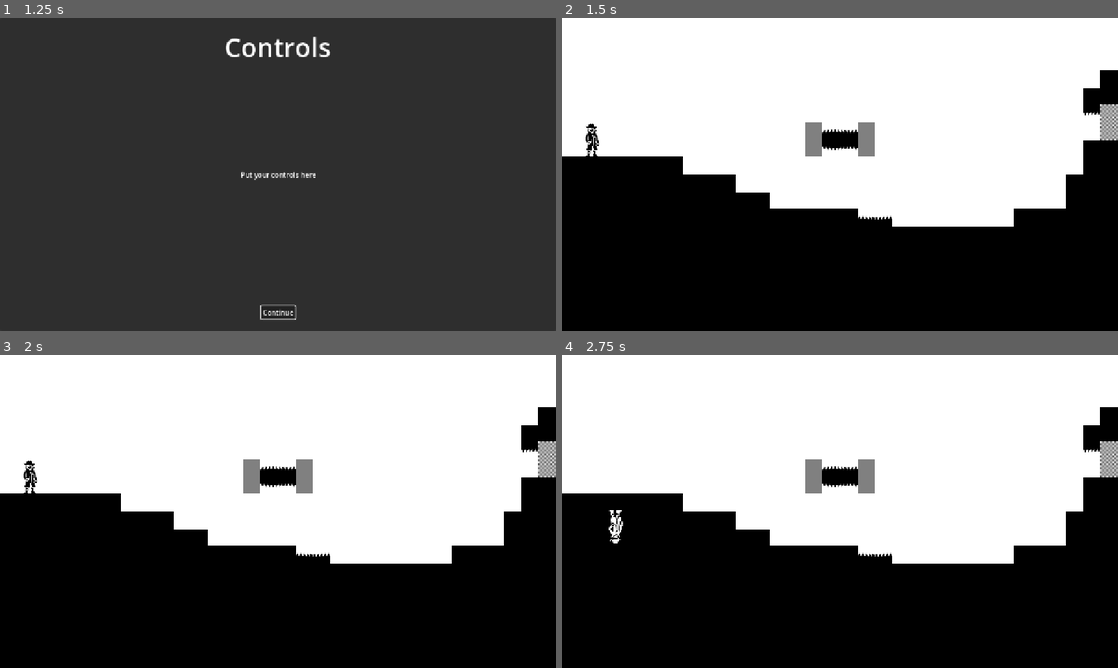
Above: before the commit, frames 1-4 (two rows, left to right).
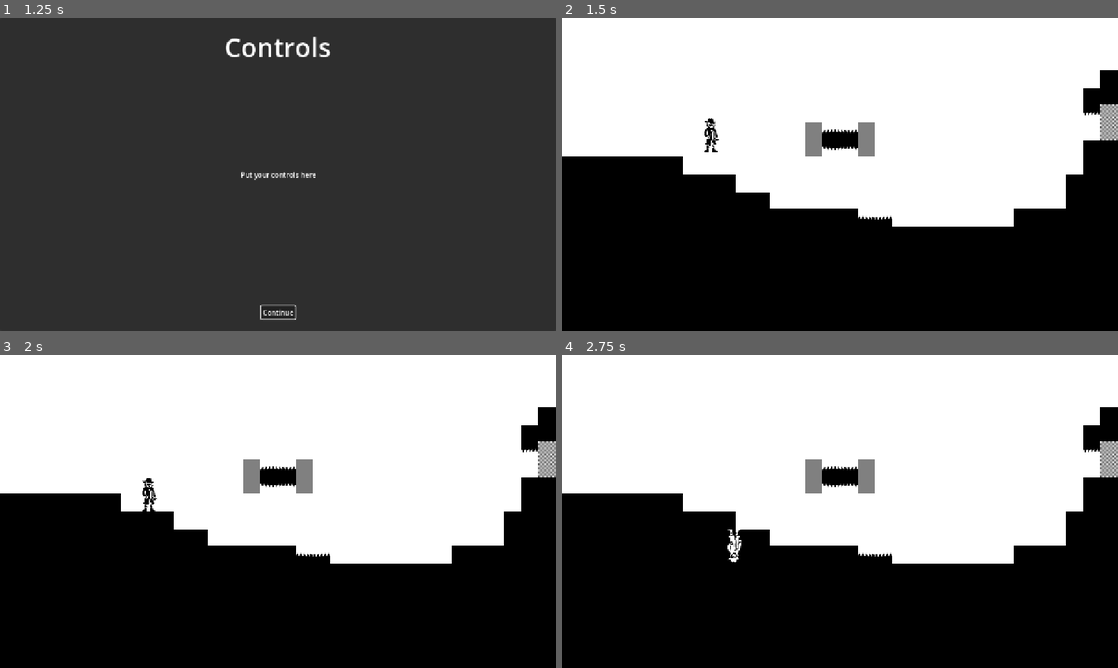
Above: after the commit, the same moments.

Repository: KIT-GameJam/FlipFlop
Game: Godot game, scene res://core/gamemanager.tscn
Same seed, same stepped clock (60 frames per second), same inputs: the game is played once before the commit and once after it.
Inputs (mouse positions are in pixels of both pictures, inside the frame that each line leads up to):
- Up to frame 1 (1.25 s): click "Start" at 0.5 s
- Up to frame 2 (1.5 s): click "Continue" at 1.25 s
- Up to frame 3 (2 s): no input
- Up to frame 4 (2.75 s): tap Enter at 2 s; move the mouse to (867, 511) at 2.02 s; hold D (move_right) from 2.03 s (still down); tap E (flip) at 2.1 s; tap W (jump) at 2.27 s

Frame 1 is identical in both runs. In frame 2, 0.3% of the frame differs, in the area x 4-29%, y 32-45%; in frame 3, 0.3%; in frame 4, 0.3%.

Commit message:
This was a triumph
Implement portals

Diff:
--- a/core/gamemanager.gd
+++ b/core/gamemanager.gd
@@ -2,15 +2,24 @@
 class_name GameManager
 
 ## Use this when you have only one level
-@export var main_level: PackedScene
+@export var main_level := AbstractLevel.Level.Level1
 ## Whether the mouse should be captured while in a level
 @export var is_mouse_captured_in_level: bool = true
 
 @onready var pause_menu: Control = %PauseMenu
 @onready var menu_layer: CanvasLayer = %MenuLayer
 
-var level = 0
-var current_level_node: Node
+const LEVELS: Dictionary[AbstractLevel.Level, PackedScene] = {
+	AbstractLevel.Level.Level1: preload("res://levels/level1.tscn"),
+	AbstractLevel.Level.Level2: preload("res://levels/level2.tscn"),
+}
+var loaded_levels: Dictionary[AbstractLevel.Level, AbstractLevel] = {}
+
+var current_level: AbstractLevel.Level
+var current_level_node: AbstractLevel
+
+const PlayerScene = preload("res://entities/Player.tscn")
+var player: Player
 
 func _ready() -> void:
 	Global.set_game_manager(self)
@@ -31,7 +40,6 @@
 	_show_title_screen()
 
 func _start_game() -> void:
-	level = 0
 	_show_controls()
 
 #region Pausing
@@ -53,32 +61,43 @@
 
 #region Level Loading
 
-func _unload_current_level() -> void:
-	if current_level_node != null:
-		current_level_node.queue_free()
-		current_level_node = null
-
 func _show_main_level() -> void:
 	if main_level == null:
 		push_error("main_level is not set in GameManager")
 		return
 
+	if not player:
+		player = PlayerScene.instantiate()
+		add_child(player)
+
 	InputManager.set_is_in_game(true)
-	var next_level: Node = main_level.instantiate()
-	if next_level.has_signal("reset"):
-		next_level.reset.connect(_reload_current_level)
-	add_child(next_level)
-	current_level_node = next_level
+	loaded_levels.clear()
+	for level in LEVELS:
+		loaded_levels[level] = LEVELS[level].instantiate()
+	change_level(main_level, 0)
 
+func change_level(new_level: AbstractLevel.Level, entrance: int) -> void:
+	# disable player collision to prevent interactions with new level
+	var collision_layer := player.collision_layer
+	player.collision_layer = 0
+	var collision_mask := player.collision_mask
+	player.collision_mask = 0
 
-func _reload_current_level() -> void:
-	_unload_current_level()
+	if new_level != current_level or current_level_node == null:
+		if current_level_node != null:
+			remove_child(current_level_node)
+		current_level_node = loaded_levels[new_level]
+		add_child(current_level_node)
+	player.position = current_level_node.entrances[entrance]
 
-	_show_main_level()
+	# wait for one frame before enabling collision again
+	await get_tree().process_frame
+	player.collision_layer = collision_layer
+	player.collision_mask = collision_mask
+
 #endregion
 
 #region Showing Different GUI views
-
 
 func _show_win_screen() -> void:
 	InputManager.set_is_in_game(false)
@@ -114,11 +133,20 @@
 	get_tree().paused = false
 	InputManager.set_is_paused(false)
 	InputManager.set_is_in_game(false)
-	# Destroy level
-	if current_level_node != null:
-		current_level_node.queue_free()
-		current_level_node = null
+
+	# Destroy levels
+	for level in loaded_levels.values():
+		level.queue_free()
+	loaded_levels.clear()
+	current_level_node = null
+
+	# Destroy player
+	if player != null:
+		player.queue_free()
+		player = null
+
 	_show_title_screen()
+
 #endregion
 
 func _quit_game() -> void:
@@ -127,6 +155,3 @@
 
 func set_world_environment(env: Environment):
 	$WorldEnvironment.environment = env
-
-func change_scene(level: AbstractLevel.Level, entrance: LevelEntrance.Entrance):
-	pass
--- a/core/gamemanager.tscn
+++ b/core/gamemanager.tscn
@@ -2,14 +2,12 @@
 
 [ext_resource type="Script" uid="uid://cluu0cgltsenj" path="res://core/gamemanager.gd" id="1_htktm"]
 [ext_resource type="PackedScene" uid="uid://bilai15byqef2" path="res://ui/screens/pause-menu/pause_menu.tscn" id="2_b2lg8"]
-[ext_resource type="PackedScene" uid="uid://b1iud80r7wwcw" path="res://levels/level1.tscn" id="2_t557q"]
 [ext_resource type="Environment" uid="uid://bhb4ckqipjvu3" path="res://core/main_environment.tres" id="2_v1n10"]
 [ext_resource type="Theme" uid="uid://hheneshfv1b2" path="res://ui/themes/your_theme.tres" id="3_8qpx4"]
 
 [node name="Gamemanager" type="Node" unique_id=1050225795]
 process_mode = 3
 script = ExtResource("1_htktm")
-main_level = ExtResource("2_t557q")
 
 [node name="WorldEnvironment" type="WorldEnvironment" parent="." unique_id=224925465]
 environment = ExtResource("2_v1n10")
--- a/entities/Player.tscn
+++ b/entities/Player.tscn
@@ -214,6 +214,7 @@
 }
 
 [node name="Player" type="CharacterBody2D" unique_id=1281984372]
+z_index = 1
 collision_layer = 8
 collision_mask = 12
 script = ExtResource("1_eh0f6")
--- a/entities/portal/level_entrance.gd
+++ /dev/null
@@ -1,19 +0,0 @@
-class_name LevelEntrance
-extends Node2D
-
-enum Entrance {
-	Entrance1,
-	Entrance2,
-	Entrance3
-}
-
-@export var id = 1
-
-# Called when the node enters the scene tree for the first time.
-func _ready() -> void:
-	pass # Replace with function body.
-
-
-# Called every frame. 'delta' is the elapsed time since the previous frame.
-func _process(delta: float) -> void:
-	pass
--- a/entities/portal/level_entrance.tscn
+++ /dev/null
@@ -1,6 +0,0 @@
-[gd_scene format=3 uid="uid://bqtj0b3vwlp4q"]
-
-[ext_resource type="Script" uid="uid://b84kw1aw8yu76" path="res://entities/portal/level_entrance.gd" id="1_qbuph"]
-
-[node name="LevelEntrance" type="Node2D" unique_id=1667162910]
-script = ExtResource("1_qbuph")
--- a/entities/portal/portal.gd
+++ /dev/null
@@ -1,20 +0,0 @@
-class_name Portal
-extends Node2D
-
-
-@export var level := AbstractLevel.Level.Level1;
-@export var entrance = 1
-
-# Called when the node enters the scene tree for the first time.
-func _ready() -> void:
-	pass # Replace with function body.
-
-
-# Called every frame. 'delta' is the elapsed time since the previous frame.
-func _process(delta: float) -> void:
-	pass
-
-
-func _on_area_2d_body_entered(body: Node2D) -> void:
-	if body.is_class("Player"):
-		Global.game_manager.change_scene(level, entrance)
--- a/entities/tile_entity/portal.tscn
+++ /dev/null
@@ -1,12 +0,0 @@
-[gd_scene format=3 uid="uid://d1pqg0iqd34e"]
-
-[ext_resource type="Texture2D" uid="uid://bta4h2svhcjry" path="res://assets/tiles/fog.png" id="1_cyjeh"]
-
-[node name="Portal" type="Node2D" unique_id=896268931]
-
-[node name="TextureRect" type="TextureRect" parent="." unique_id=1050407813]
-offset_left = -20.0
-offset_top = -20.0
-offset_right = 20.0
-offset_bottom = 20.0
-texture = ExtResource("1_cyjeh")
--- a/levels/abstract_level.gd
+++ b/levels/abstract_level.gd
@@ -1,17 +1,13 @@
 class_name AbstractLevel
 extends Node2D
 
-
 enum Level {
 	Level1,
-	Level2
+	Level2,
 }
 
-# Called when the node enters the scene tree for the first time.
+var entrances: Array[Vector2] = []
+
 func _ready() -> void:
-	pass # Replace with function body.
-
-
-# Called every frame. 'delta' is the elapsed time since the previous frame.
-func _process(delta: float) -> void:
-	pass
+	for entrance in find_children("", "Marker2D"):
+		entrances.append(entrance.position)
--- a/levels/level1.tscn
+++ b/levels/level1.tscn
@@ -1,12 +1,19 @@
 [gd_scene format=4 uid="uid://b1iud80r7wwcw"]
 
 [ext_resource type="PackedScene" uid="uid://cyfvcuxi210mg" path="res://levels/abstract_level.tscn" id="1_vn7o3"]
-[ext_resource type="PackedScene" uid="uid://b8s6rlqtpnbdn" path="res://entities/Player.tscn" id="2_pdtm5"]
+[ext_resource type="PackedScene" uid="uid://bsohonq75ieg2" path="res://levels/portal/portal.tscn" id="3_b3oru"]
+[ext_resource type="PackedScene" uid="uid://bqtj0b3vwlp4q" path="res://levels/portal/level_entrance.tscn" id="4_ua5ty"]
 
 [node name="Level1" unique_id=226412309 instance=ExtResource("1_vn7o3")]
 
 [node name="TileMapLayer" parent="." index="0" unique_id=502832762]
 tile_map_data = PackedByteArray("AAAAAAAAAAAAAAAAAAAAAAEAAAAAAAAAAAAAAAIAAAAAAAAAAAAAAAMAAAAAAAAAAAAAAAQAAAAAAAAAAAAAAA …(9136 unchanged characters)…
 
-[node name="Player" parent="." index="1" unique_id=1281984372 instance=ExtResource("2_pdtm5")]
-position = Vector2(69, 311)
+[node name="Portal" parent="." index="1" unique_id=502516310 instance=ExtResource("3_b3oru")]
+position = Vector2(1290, 241)
+
+[node name="Spawn" parent="." index="2" unique_id=863920017 instance=ExtResource("4_ua5ty")]
+position = Vector2(343, 293)
+
+[node name="PortalEntrance" parent="." index="3" unique_id=46011893 instance=ExtResource("4_ua5ty")]
+position = Vector2(1260, 240)
--- /dev/null
+++ b/levels/portal/level_entrance.tscn
@@ -0,0 +1,3 @@
+[gd_scene format=3 uid="uid://bqtj0b3vwlp4q"]
+
+[node name="LevelEntrance" type="Marker2D" unique_id=46011893]
--- /dev/null
+++ b/levels/portal/portal.gd
@@ -0,0 +1,9 @@
+class_name Portal
+extends Node2D
+
+@export var level := AbstractLevel.Level.Level1;
+@export_range(0, 10) var entrance := 0
+
+func _on_area_2d_body_entered(body: Node2D) -> void:
+	if body is Player:
+		Global.game_manager.change_level(level, entrance)
--- a/entities/portal/portal.tscn
+++ b/levels/portal/portal.tscn
@@ -1,6 +1,6 @@
 [gd_scene format=3 uid="uid://bsohonq75ieg2"]
 
-[ext_resource type="Script" uid="uid://cdr0i4cvspixu" path="res://entities/portal/portal.gd" id="1_0d7no"]
+[ext_resource type="Script" uid="uid://cdr0i4cvspixu" path="res://levels/portal/portal.gd" id="1_0d7no"]
 
 [sub_resource type="RectangleShape2D" id="RectangleShape2D_uqfsl"]
 
@@ -8,6 +8,8 @@
 script = ExtResource("1_0d7no")
 
 [node name="Area2D" type="Area2D" parent="." unique_id=176681850]
+collision_layer = 0
+collision_mask = 8
 
 [node name="CollisionShape2D" type="CollisionShape2D" parent="Area2D" unique_id=907787019]
 shape = SubResource("RectangleShape2D_uqfsl")
Not shown, removed: entities/portal/level_entrance.gd.uid
Renamed: entities/portal/portal.gd.uid -> levels/portal/portal.gd.uid
